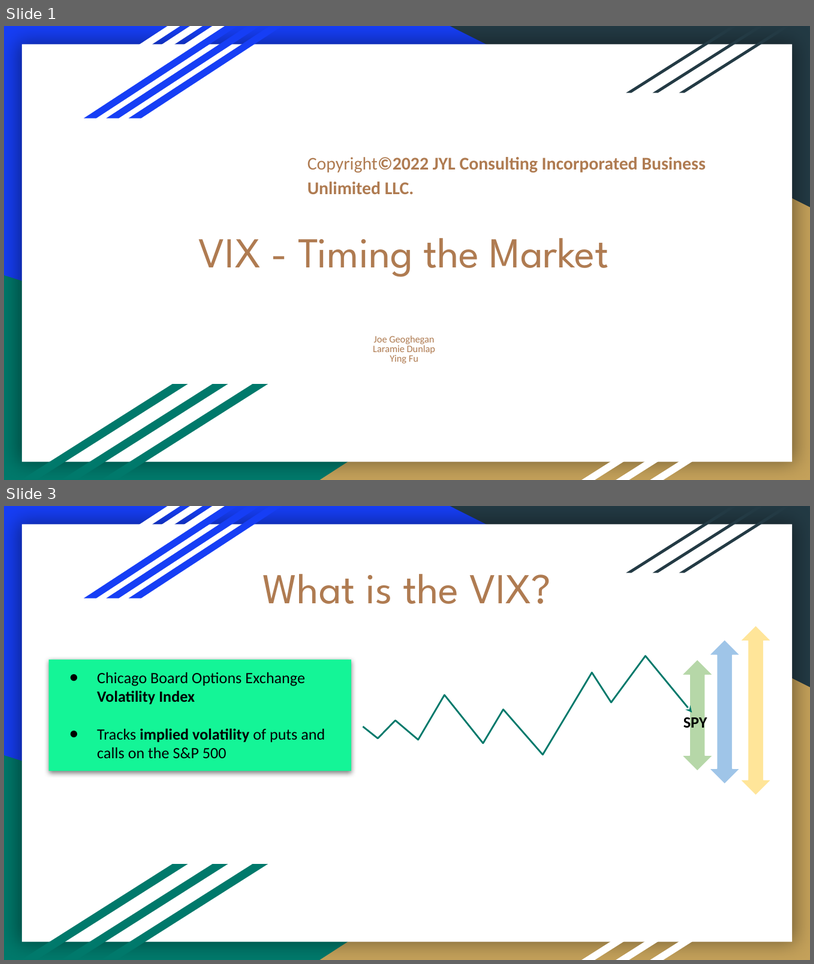
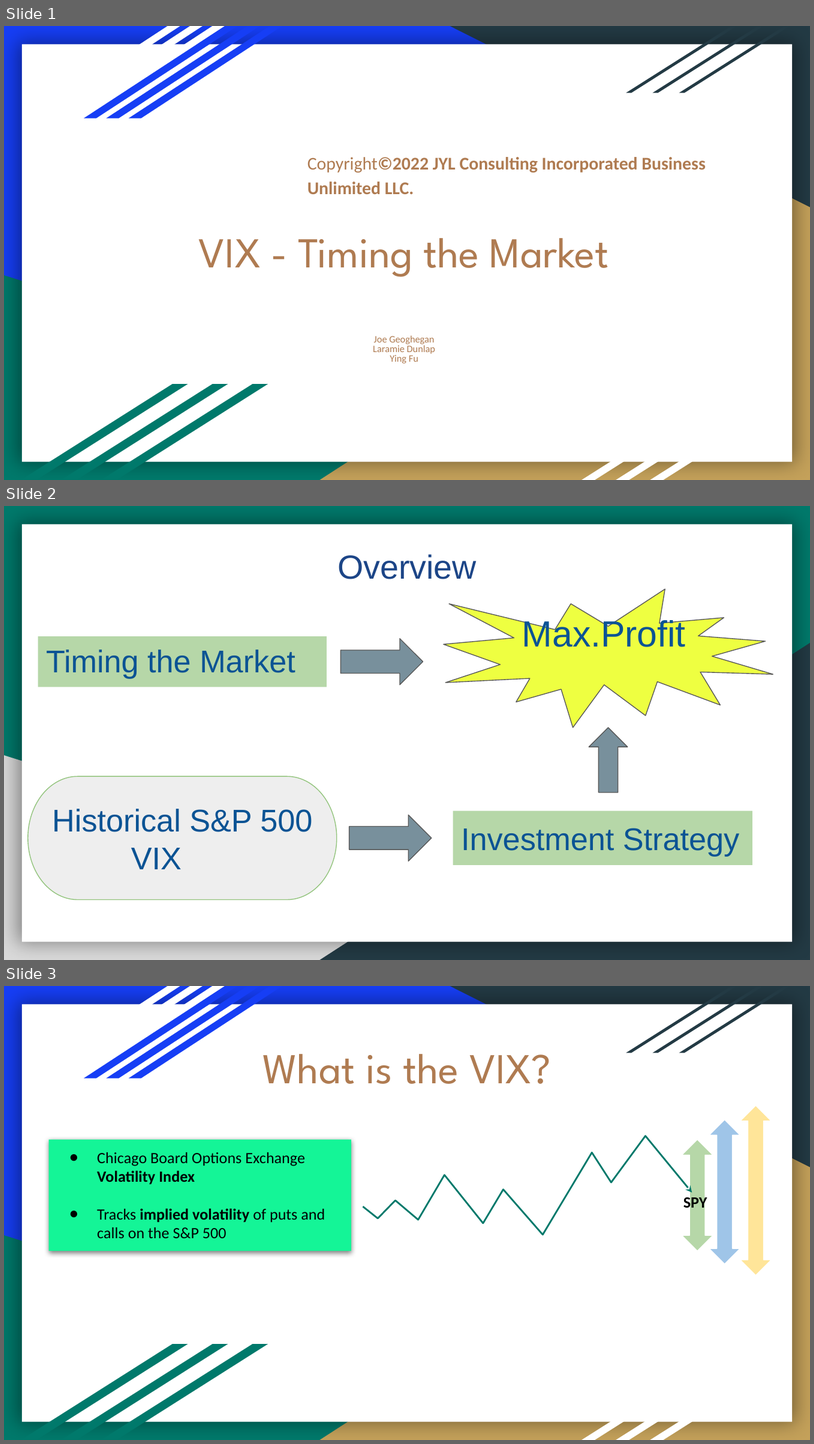
Before and after one commit to JoeHGeoghegan/VIX_Timing_The_Market, a slide deck: Presentation/Project 1.pptx. Shown one above the other, each under a label of ours: slides 1 and 3 before the commit, slides 1, 2 and 3 after it; the slides between them are not shown. The pictures are 814x964 and 814x1444 pixels, drawn with LibreOffice and Linux fonts; fonts in the diff are those of the drawing. Boxes give left, top, right and bottom in pixels: in the first picture for what was removed or moved away, otherwise in the second. Text is boxed around its words. In the diff, an @@ line names an element or a change of style, - is before the commit and + after.

```diff
--- a/Presentation/Project 1.pptx
+++ b/Presentation/Project 1.pptx
@@ slide 2 added at (4, 506, 810, 960), background #00796B; not listed: 1 template element that a slide beside it also shows @@
@@ text added at (338, 554, 476, 579), 29.8 pt, text #1C4587 @@
+Overview
@@ irregular seal added at (443, 589, 773, 728), fill #EEFF41, outline #595959 0.75 pt, 32.5 pt, text #0B5394 @@
+Max.Profit
@@ rectangle added at (38, 637, 327, 687), fill #B6D7A8, 28 pt, text #0B5394 @@
+Timing the Market
@@ right triangle added at (320, 643, 810, 960), fill #233A44 @@
@@ right arrow added at (341, 638, 423, 684), fill #78909C, outline #595959 0.75 pt @@
@@ up arrow added at (590, 728, 628, 792), fill #78909C, outline #595959 0.75 pt @@
@@ right triangle added at (4, 755, 654, 960), fill #D9D9D9 @@
@@ pill shape added at (28, 776, 337, 900), fill #EEEEEE, outline #93C47D 0.75 pt, 28 pt, text #0B5394 @@
+Historical S&P 500
+VIX
@@ rectangle added at (453, 811, 752, 865), fill #B6D7A8, 28 pt, text #0B5394 @@
+Investment Strategy
@@ right arrow added at (349, 815, 431, 861), fill #78909C, outline #595959 0.75 pt @@
```
Also in this commit, not shown: 1 slide changed, 1 slide removed.
